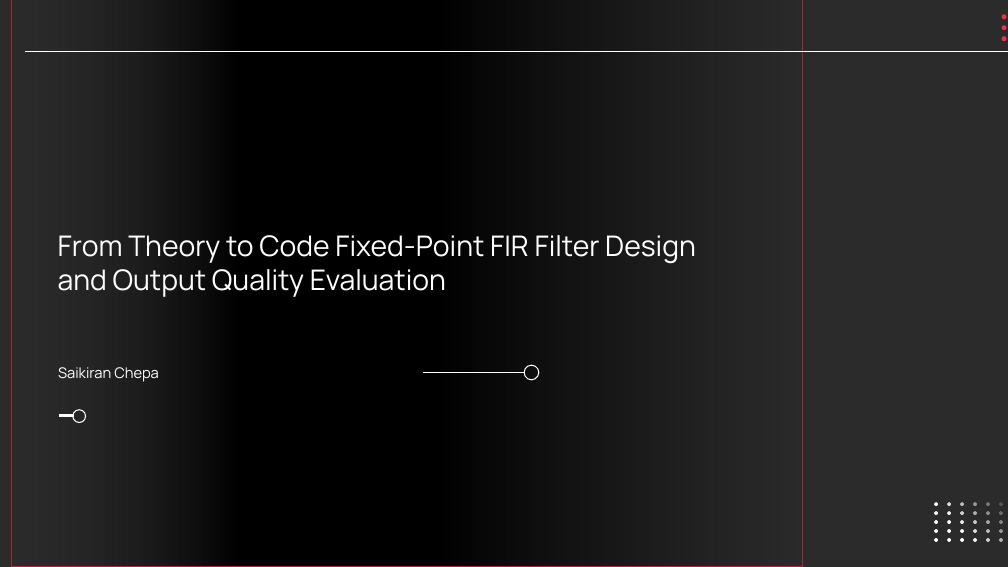
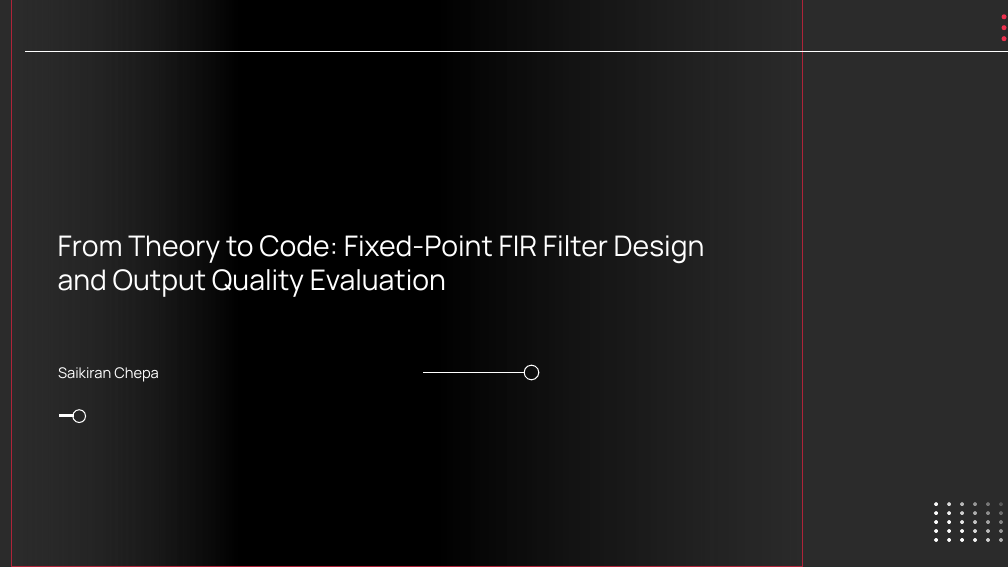
Before and after one commit to chbsaikiran/CBIT-DSP-SEMINAR-RELATED, a slide deck: slide 1 of Slides/From Theory to Code_ Fixed-Point FIR Filter Design and Speech Quality Evaluation.pptx. Drawn at 1008x567 pixels with LibreOffice and Linux fonts; fonts in the diff are those of the drawing; background and template pictures are left out; a plain dark background stands for a picture behind light text. Boxes give left, top, right and bottom in pixels: in the first picture for what was removed or moved away, otherwise in the second. Text is boxed around its words. In the diff, an @@ line names an element or a change of style, - is before the commit and + after.

```diff
--- a/Slides/From Theory to Code_ Fixed-Point FIR Filter Design and Speech Quality Evaluation.pptx
+++ b/Slides/From Theory to Code_ Fixed-Point FIR Filter Design and Speech Quality Evaluation.pptx
@@ text at [58, 235, 705, 297]: text changed @@
-From Theory to Code Fixed-Point FIR Filter Design and Output Quality Evaluation
+From Theory to Code: Fixed-Point FIR Filter Design and Output Quality Evaluation
```
Also in this commit, not shown: 1 slide added, 1 slide removed.
